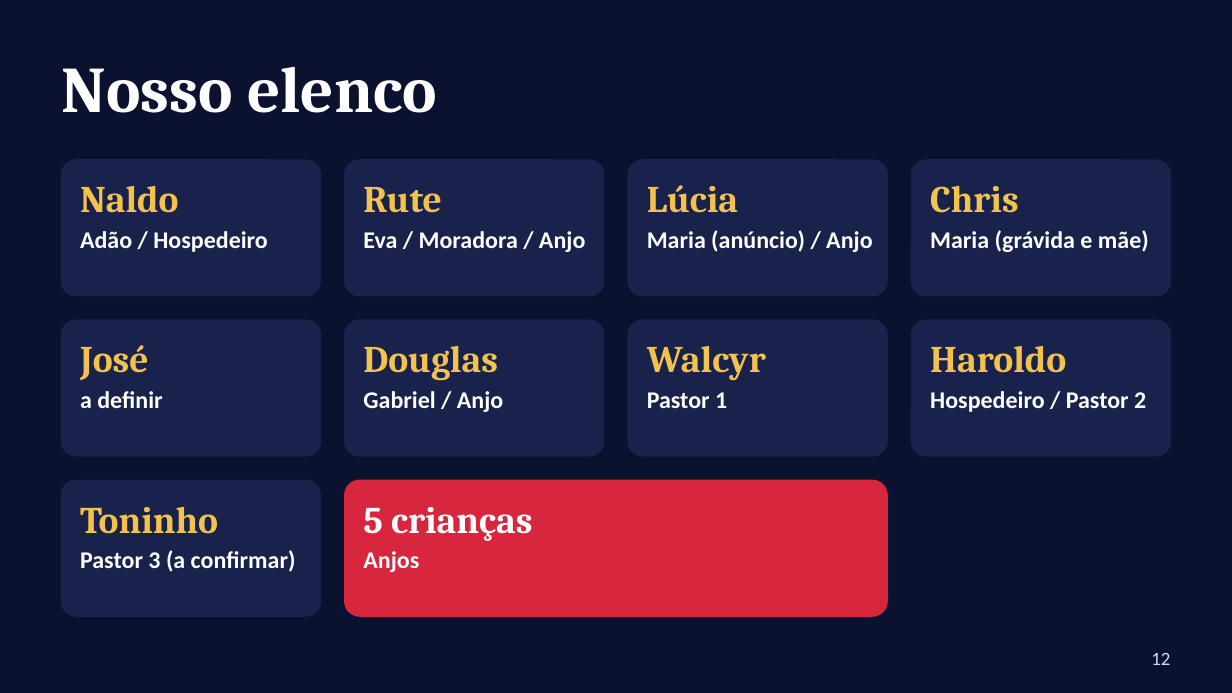
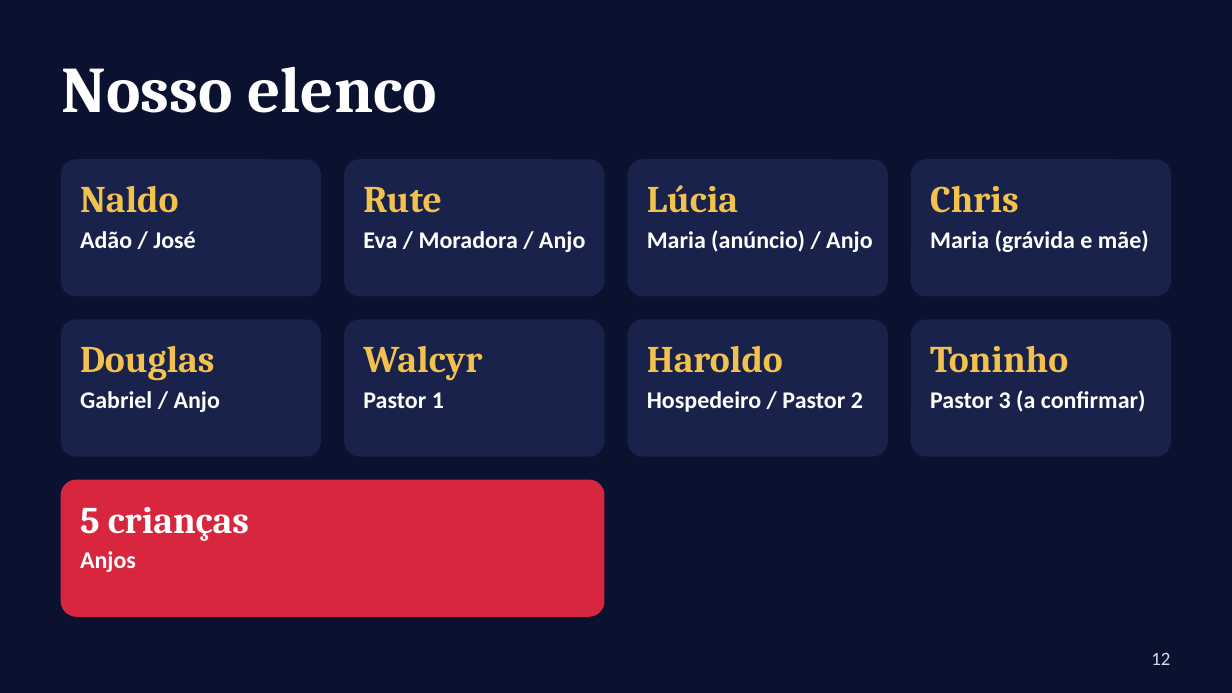
Before and after one commit to MatheusXd1227/Rob-IA-BTG, a slide deck: slide 12 of teatro/apresentacao-telao.pptx. Drawn at 1232x693 pixels with LibreOffice and Linux fonts; fonts in the diff are those of the drawing. Boxes give left, top, right and bottom in pixels: in the first picture for what was removed or moved away, otherwise in the second. Text is boxed around its words. In the diff, an @@ line names an element or a change of style, - is before the commit and + after.

```diff
--- a/teatro/apresentacao-telao.pptx
+++ b/teatro/apresentacao-telao.pptx
@@ text at box(80, 231, 195, 248): text changed @@
-Adão / Hospedeiro
+Adão / José
@@ text at box(80, 346, 215, 381): text changed @@
-José
+Douglas
@@ text at box(363, 346, 482, 381): text changed @@
-Douglas
+Walcyr
@@ text at box(647, 346, 783, 373): text changed @@
-Walcyr
+Haroldo
@@ text at box(930, 346, 1068, 373): text changed @@
-Haroldo
+Toninho
@@ text at box(80, 391, 220, 412): text changed @@
-a definir
+Gabriel / Anjo
@@ text at box(363, 392, 444, 408): text changed @@
-Gabriel / Anjo
+Pastor 1
@@ text at box(647, 391, 863, 412): text changed @@
-Pastor 1
+Hospedeiro / Pastor 2
@@ text at box(930, 390, 1146, 412): text changed @@
-Hospedeiro / Pastor 2
+Pastor 3 (a confirmar)
@@ rounded rectangle: place and size @@
-rounded rectangle at box(62, 480, 320, 616)
+rounded rectangle at box(62, 480, 604, 616)
@@ rounded rectangle at box(62, 480, 604, 616): fill #18224A to #D7263D; outline #18224A 1 pt to #D7263D 1 pt @@
@@ text at box(80, 507, 249, 541): text changed; text colour #F2C14E to #FFFFFF @@
-Toninho
+5 crianças
@@ rounded rectangle removed at box(345, 480, 887, 616) @@
@@ text removed at box(363, 507, 532, 541) @@
-5 crianças
@@ text "Anjos": place and size @@
-text "Anjos" at box(363, 551, 419, 572)
+text "Anjos" at box(80, 551, 136, 572)
@@ text removed at box(80, 550, 296, 572) @@
-Pastor 3 (a confirmar)
```
Also in this commit, not shown: 8 other files.
